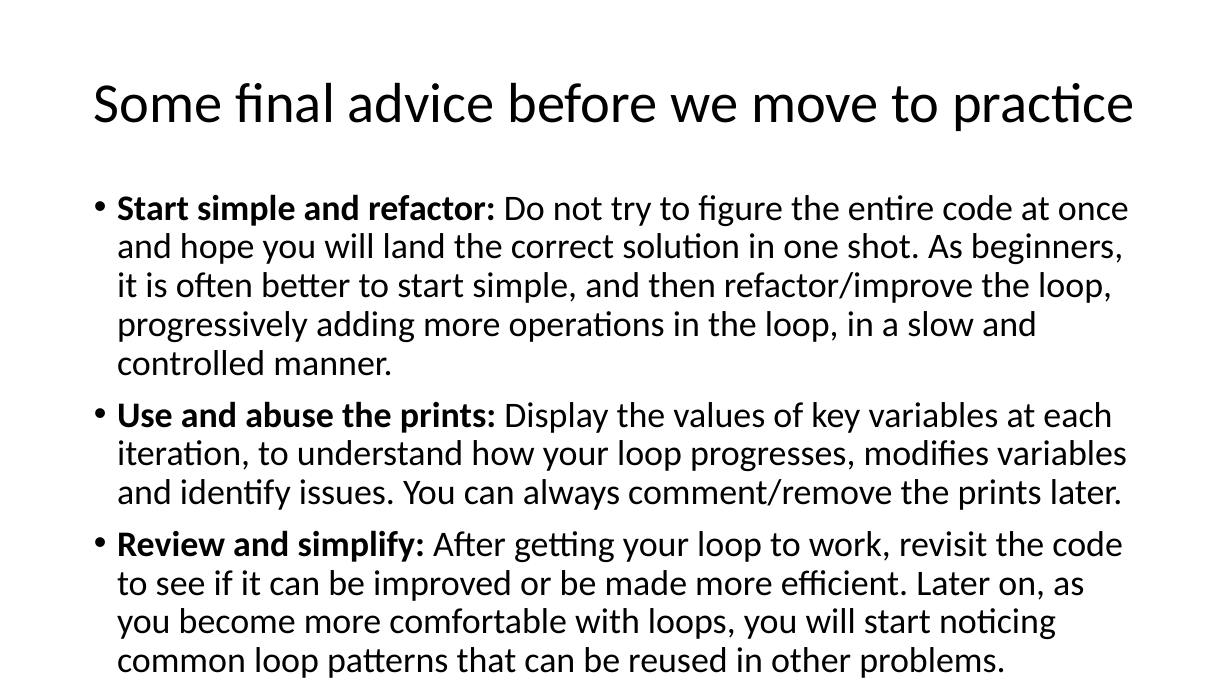
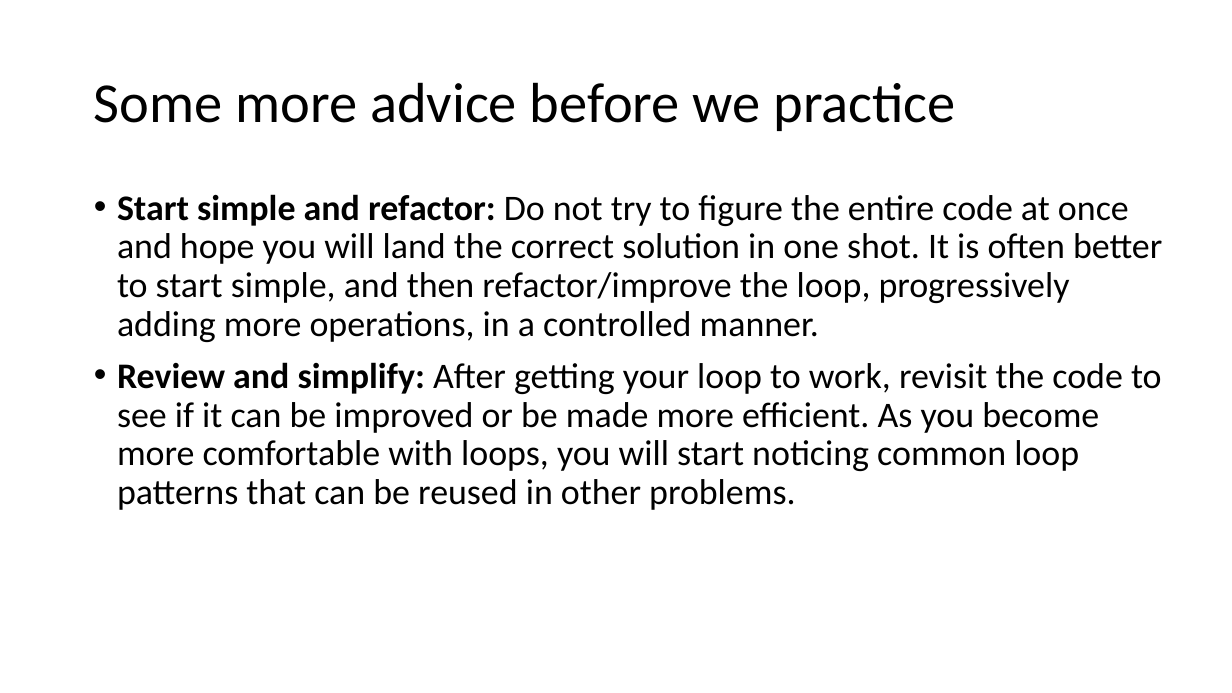
Before and after one commit to matthieudemari/SUTD_ILP_Computing, a slide deck: slide 20 of Chapter 5/Lecture_5.pptx. Drawn at 1232x693 pixels with LibreOffice and Linux fonts; fonts in the diff are those of the drawing. Boxes give left, top, right and bottom in pixels: in the first picture for what was removed or moved away, otherwise in the second. Text is boxed around its words. In the diff, an @@ line names an element or a change of style, - is before the commit and + after.

Commit message:
Made minor changes to slides after teaching. Some cleanup as well.

```diff
--- a/Chapter 5/Lecture_5.pptx
+++ b/Chapter 5/Lecture_5.pptx
@@ title at <box>94,82,955,131</box>: text changed @@
-Some final advice before we move to practice
+Some more advice before we practice
@@ text at <box>117,194,1162,510</box>: text changed @@
-• Start simple and refactor: Do not try to figure the entire code at once and hope you will land the correct solution in one shot. As beginners, it is often better to start simple, and then refactor/improve the loop, progressively adding more operations in the loop, in a slow and controlled manner.
-• Use and abuse the prints: Display the values of key variables at each iteration, to understand how your loop progresses, modifies variables and identify issues. You can always comment/remove the prints later.
-• Review and simplify: After getting your loop to work, revisit the code to see if it can be improved or be made more efficient. Later on, as you become more comfortable with loops, you will start noticing common loop patterns that can be reused in other problems.
+• Start simple and refactor: Do not try to figure the entire code at once and hope you will land the correct solution in one shot. It is often better to start simple, and then refactor/improve the loop, progressively adding more operations, in a controlled manner.
+• Review and simplify: After getting your loop to work, revisit the code to see if it can be improved or be made more efficient. As you become more comfortable with loops, you will start noticing common loop patterns that can be reused in other problems.
```
Also in this commit, not shown: 7 other slides changed, 5 slides added, 6 other files.
